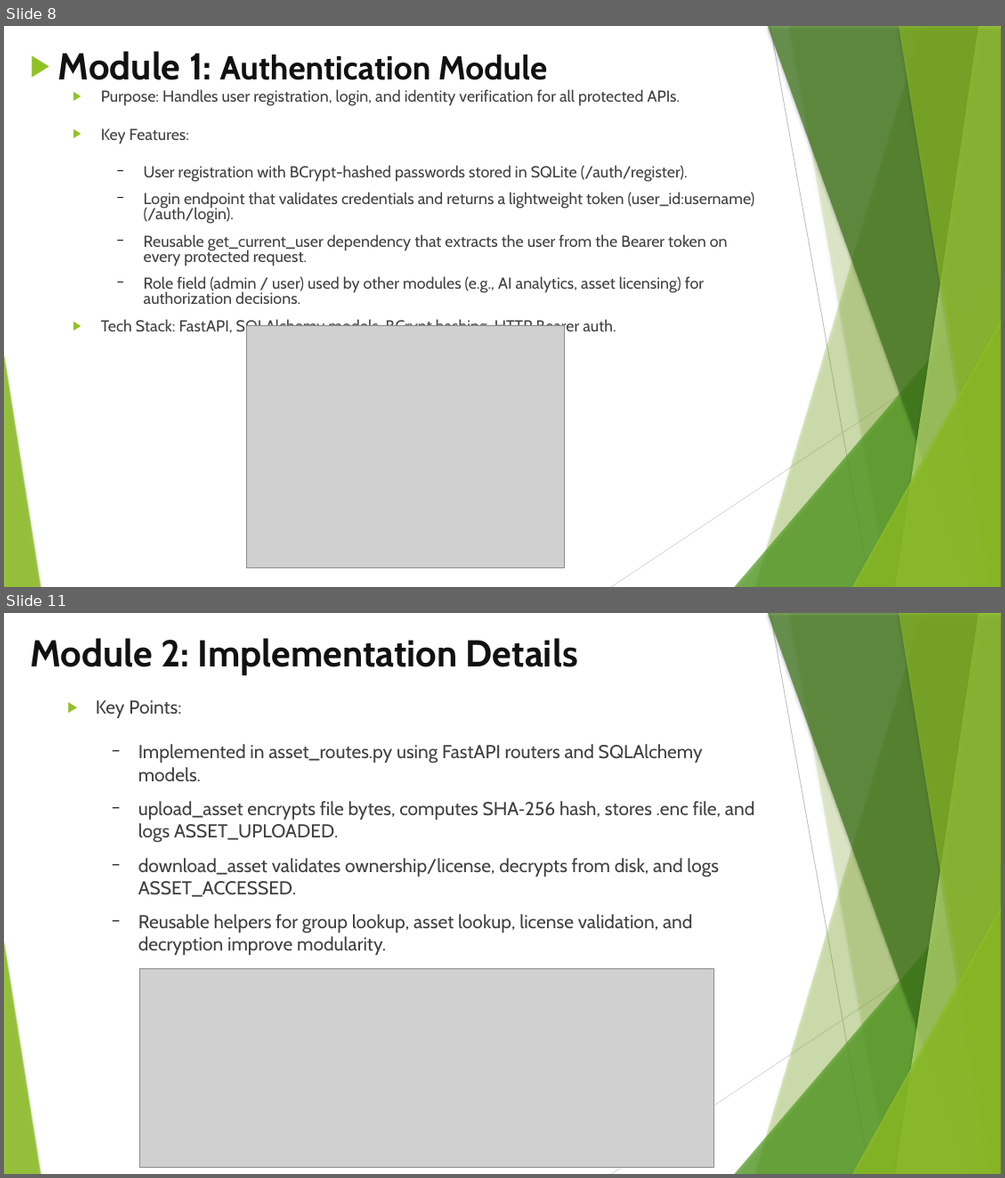
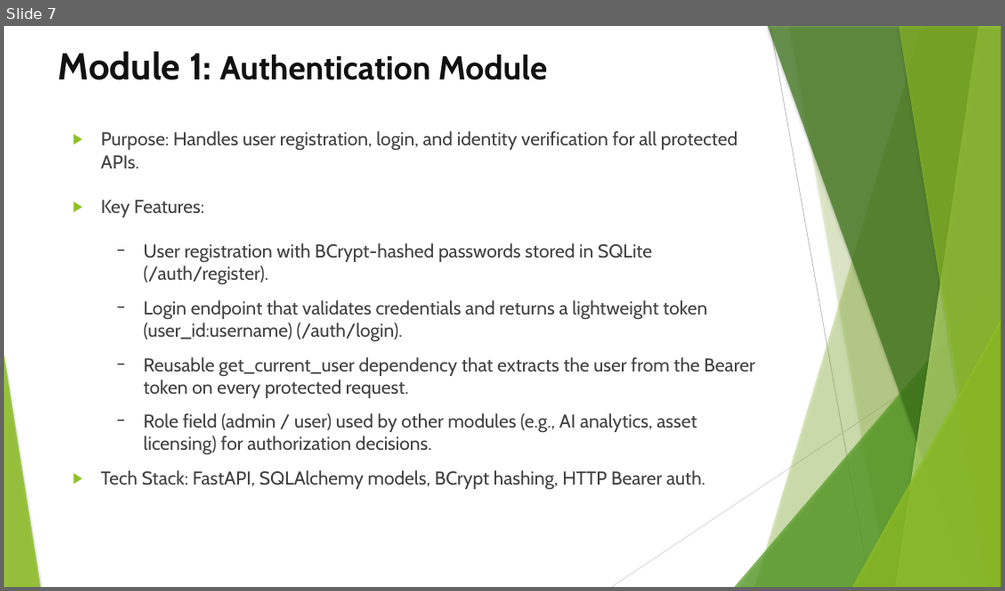
Before and after one commit to SridharanThangaraji/smartdrm-x, a slide deck: Team-2.pptx. Shown one above the other, each under a label of ours: slides 8 and 11 before the commit, slide 7 after it; the slides between them are not shown. The pictures are 1005x1178 and 1005x591 pixels, drawn with LibreOffice and Linux fonts; fonts in the diff are those of the drawing; grey boxes stand for pictures. Boxes give left, top, right and bottom in pixels: in the first picture for what was removed or moved away, otherwise in the second. Text is boxed around its words. In the diff, an @@ line names an element or a change of style, - is before the commit and + after.

```diff
--- a/Team-2.pptx
+++ b/Team-2.pptx
@@ slide 11 removed at (4, 613, 1001, 1174), background #FFFFFF; not listed: 10 template elements that a slide beside it also shows @@
@@ title removed at (30, 638, 578, 675) @@
-Module 2: Implementation Details
@@ text removed at (96, 700, 754, 955) @@
-▶ Key Points:
-  − Implemented in asset_routes.py using FastAPI routers and SQLAlchemy models.
-  − upload_asset encrypts file bytes, computes SHA‑256 hash, stores .enc file, and logs ASSET_UPLOADED.
-  − download_asset validates ownership/license, decrypts from disk, and logs ASSET_ACCESSED.
-  − Reusable helpers for group lookup, asset lookup, license validation, and decryption improve modularity.
@@ picture removed at (139, 968, 714, 1167) @@
@@ what was slide 8 is now slide 7 @@
@@ slide 7 changed as well @@
@@ title "Module 1: Authentication Module" at (58, 51, 547, 80): bullet ▶ to none @@
@@ text "Purpose: Handles user registration, login, ...": place and size @@
-text "Purpose: Handles user registration, login, ..." at (101, 89, 755, 336)
+text "Purpose: Handles user registration, login, ..." at (101, 131, 754, 489)
@@ text "Purpose: Handles user registration, login, ..." at (101, 131, 754, 489): size 15.3 to 18 pt; line spacing 0.8 to 1 @@
@@ picture removed at (246, 325, 565, 568) @@
```
Also in this commit, not shown: 8 other slides changed, 7 slides added, 5 other slides removed, 1 other file.
